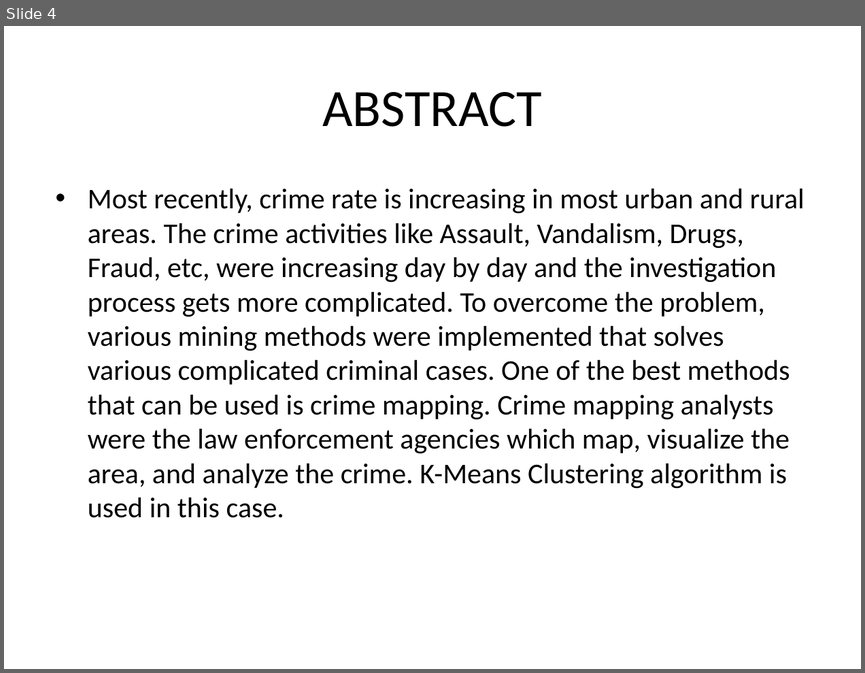
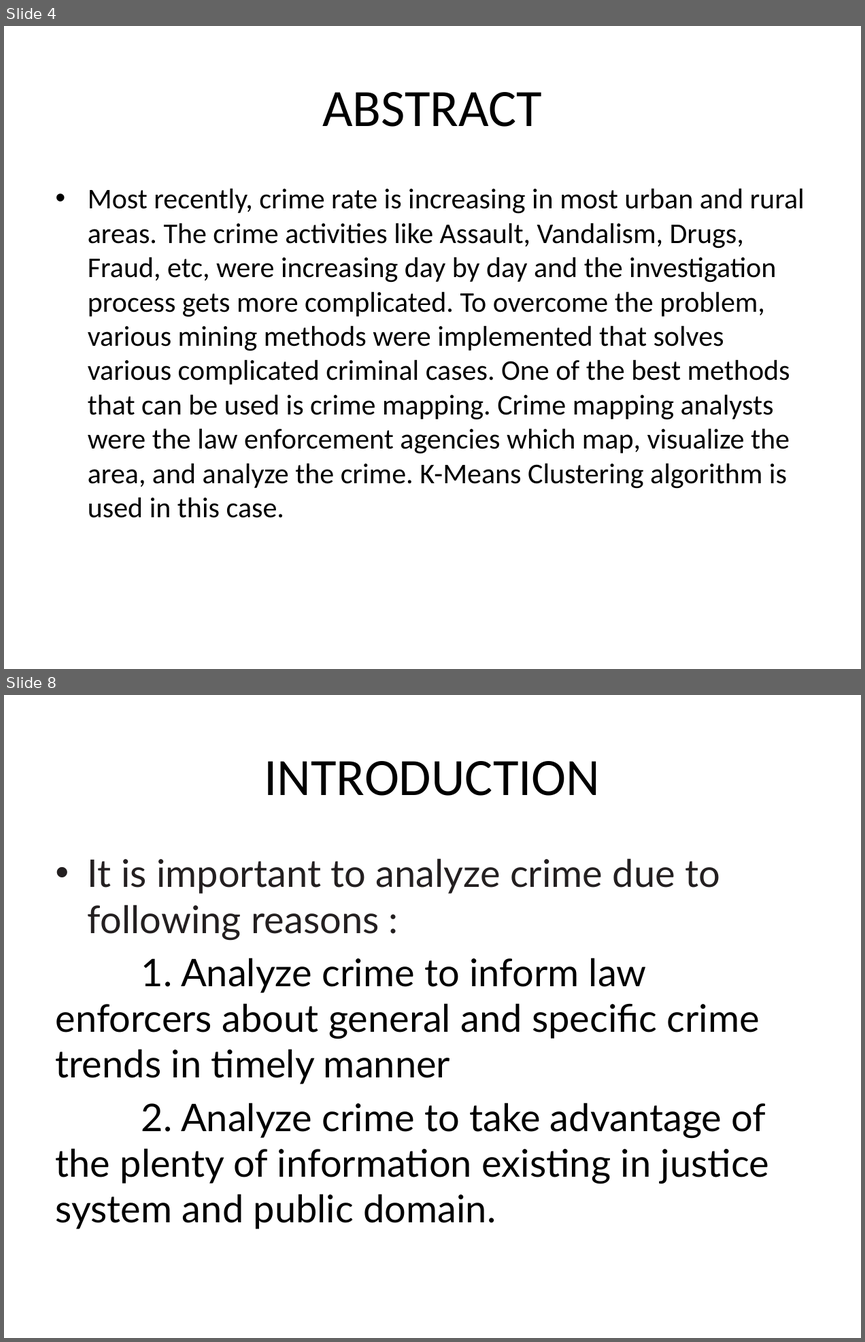
Before and after one commit to Abjt03/Crime-Detection-Data-Science, a slide deck: A1.pptx. Shown one above the other, each under a label of ours: slide 4 before the commit, slides 4 and 8 after it; the slides between them are not shown. The pictures are 865x673 and 865x1342 pixels, drawn with LibreOffice and Linux fonts; fonts in the diff are those of the drawing. Boxes give left, top, right and bottom in pixels: in the first picture for what was removed or moved away, otherwise in the second. Text is boxed around its words. In the diff, an @@ line names an element or a change of style, - is before the commit and + after.

```diff
--- a/A1.pptx
+++ b/A1.pptx
@@ slide 8 added at (x1=4, y1=695, x2=861, y2=1338), background #FFFFFF @@
@@ title added at (x1=264, y1=761, x2=600, y2=796), 44 pt, text #000000 @@
+INTRODUCTION
@@ text added at (x1=56, y1=858, x2=769, y2=1229), 32 pt, text #000000 @@
+• It is important to analyze crime due to following reasons :
+1. Analyze crime to inform law enforcers about general and specific crime trends in timely manner
+2. Analyze crime to take advantage of the plenty of information existing in justice system and public domain.
```
Also in this commit, not shown: 5 other slides added.
